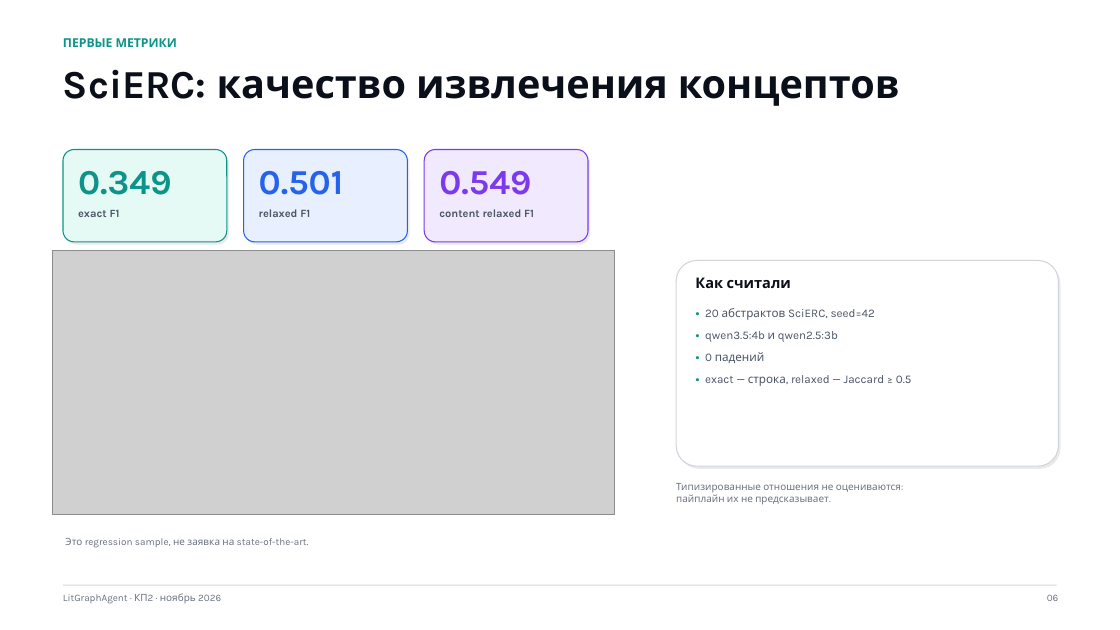
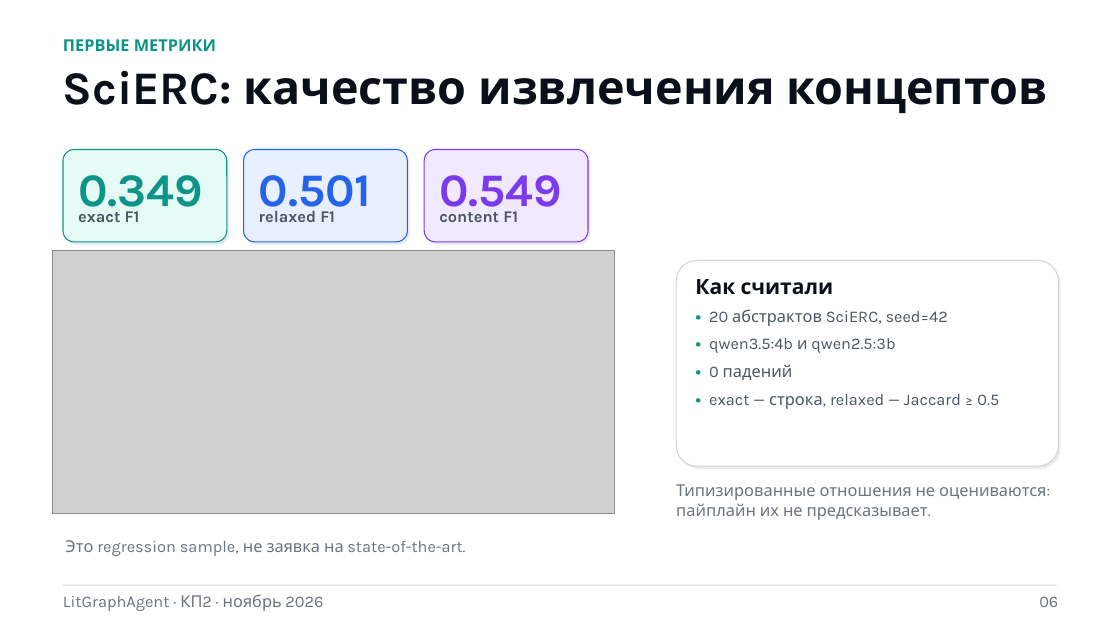
Before and after one commit to Icold21/lit-graph-agent, a slide deck: slide 6 of docs/kp2/kp2_presentation_kp1_style.pptx. Drawn at 1120x630 pixels with LibreOffice and Linux fonts; fonts in the diff are those of the drawing; grey boxes stand for pictures; background and template pictures are left out. Boxes give left, top, right and bottom in pixels: in the first picture for what was removed or moved away, otherwise in the second. Text is boxed around its words. In the diff, an @@ line names an element or a change of style, - is before the commit and + after.

```diff
--- a/docs/kp2/kp2_presentation_kp1_style.pptx
+++ b/docs/kp2/kp2_presentation_kp1_style.pptx
@@ text "ПЕРВЫЕ МЕТРИКИ" at bbox=[63, 39, 216, 51]: size 10.5 to 14 pt @@
@@ text "SciERC: качество извлечения концептов" at bbox=[63, 70, 1048, 113]: size 34 to 40 pt @@
@@ size 30 to 40 pt in 3 elements at bbox=[78, 175, 203, 217], bbox=[259, 175, 372, 217], bbox=[439, 175, 562, 217] @@
@@ text "exact F1" at bbox=[78, 211, 140, 222]: size 9.5 to 14 pt @@
@@ text "relaxed F1" at bbox=[259, 211, 335, 222]: size 9.5 to 14 pt @@
@@ text at bbox=[439, 211, 518, 222]: text changed; size 9.5 to 14 pt @@
-content relaxed F1
+content F1
@@ text "Как считали" at bbox=[695, 279, 834, 295]: size 12.5 to 18 pt @@
@@ text "• 20 абстрактов SciERC, seed=42" at bbox=[709, 309, 999, 409]: size 10 to 14 pt @@
@@ size 8.5 to 14 pt in 4 elements at bbox=[676, 484, 1046, 520], bbox=[65, 540, 465, 556], bbox=[63, 594, 323, 611], bbox=[1039, 596, 1058, 607] @@
```
Also in this commit, not shown: 7 other slides changed, 2 other files.
